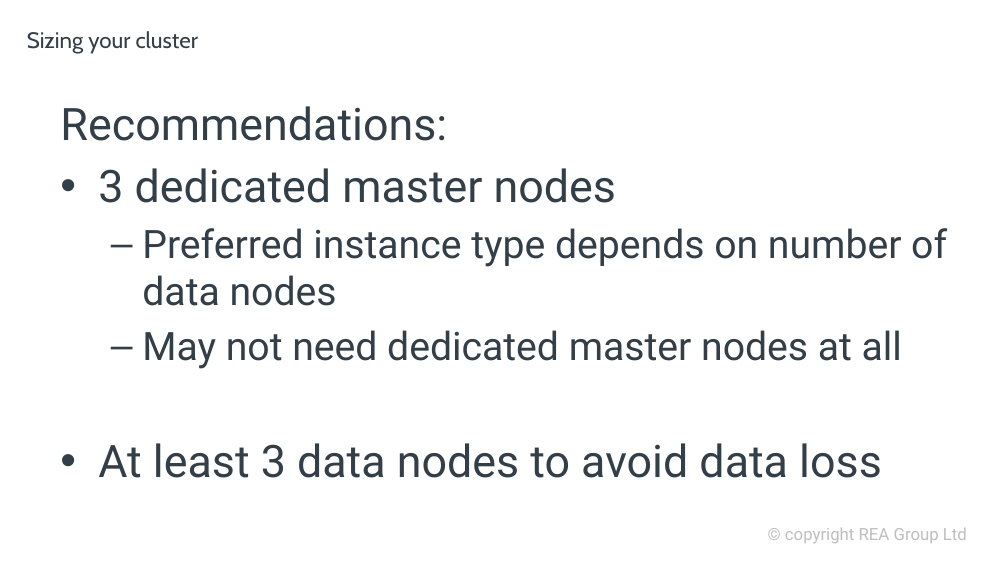
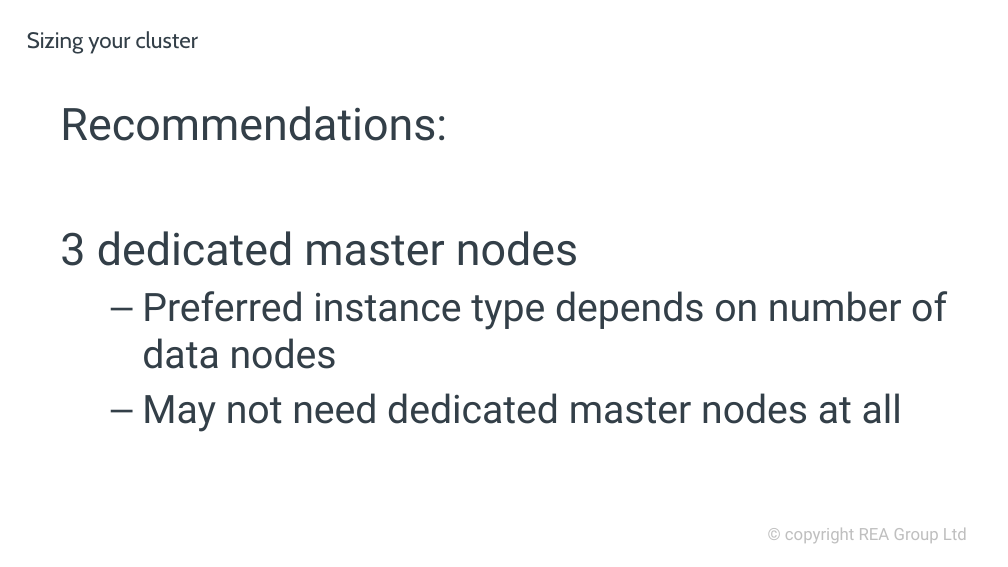
Before and after one commit to davidbkemp/advanced-elasticsearch-training, a slide deck: slide 16 of ElasticsearchOps.pptx. Drawn at 1008x567 pixels with LibreOffice and Linux fonts; fonts in the diff are those of the drawing; background and template pictures are left out. Boxes give left, top, right and bottom in pixels: in the first picture for what was removed or moved away, otherwise in the second. Text is boxed around its words. In the diff, an @@ line names an element or a change of style, - is before the commit and + after.

```diff
--- a/ElasticsearchOps.pptx
+++ b/ElasticsearchOps.pptx
@@ text at (60,231,578,266): bullet • to none @@
@@ text at (98,443,882,478): paragraph removed @@
-• At least 3 data nodes to avoid data loss
```
Also in this commit, not shown: 7 other slides changed, 2 slides removed.
